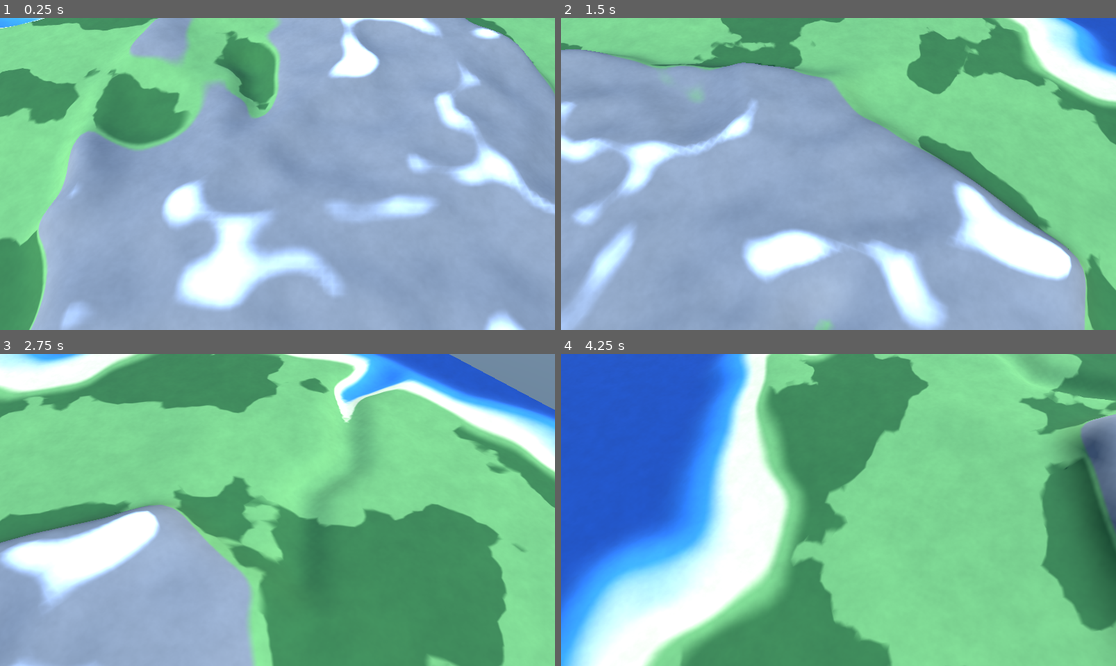
Above: before the commit, frames 1-4 (two rows, left to right).
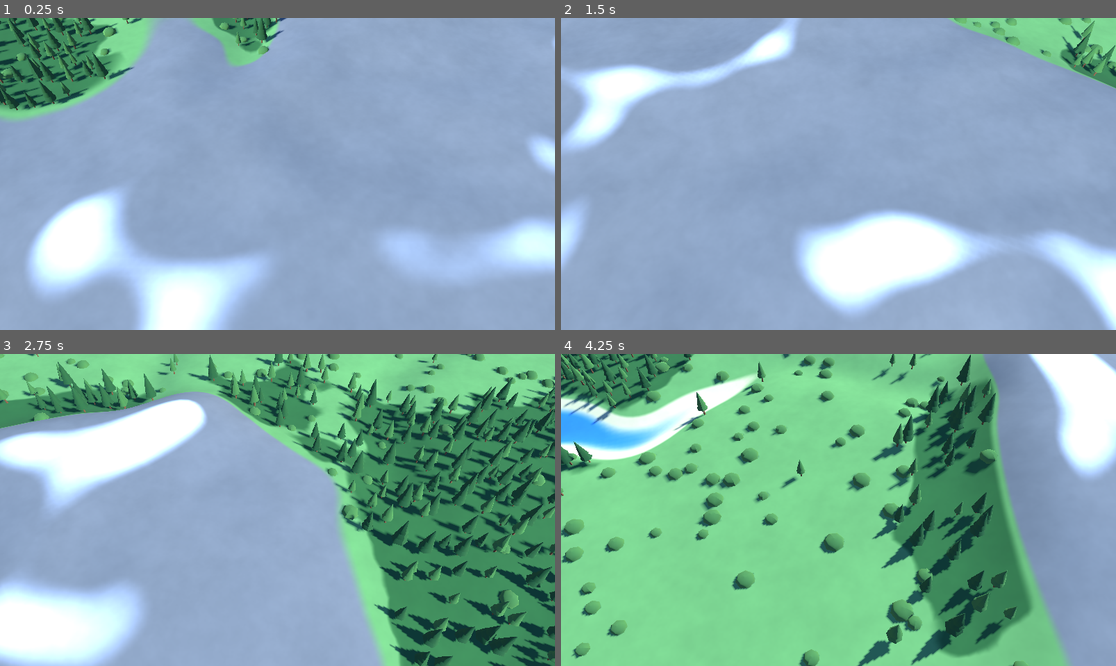
Above: after the commit, the same moments.

Repository: Juanlucg/AgeOfTowns3D
Game: Godot game, scene res://scenes/Main.tscn
Same seed, same stepped clock (60 frames per second), same inputs: the game is played once before the commit and once after it.
Inputs (mouse positions are in pixels of both pictures, inside the frame that each line leads up to):
- Up to frame 1 (0.25 s): no input
- Up to frame 2 (1.5 s): move the mouse to (960, 158) at 0.52 s; hold D 0.53-1.25 s; hold Q 0.53-1.25 s; click (960, 158) at 0.67 s; drag from (727, 189) to (810, 236) at 1.27 s
- Up to frame 3 (2.75 s): move the mouse to (333, 441) at 2.02 s; hold D from 2.03 s (still down); hold Q from 2.03 s (still down)
- Up to frame 4 (4.25 s): release D at 2.75 s; release Q at 2.75 s; drag from (810, 572) to (672, 463) at 2.77 s; move the mouse to (1005, 556) at 3.52 s; hold A from 3.53 s (still down); hold Q from 3.53 s (still down)

The runs differ from the first frame. In frame 1, 45% of the frame differs, in the area x 0-100%, y 0-100%; in frame 2, 56%; in frame 3, 79%; in frame 4, 86%.

Commit message:
Mapa 4x mas grande con vegetacion procedimental
- Terrain: WORLD_SIZE 200x200 con WORLD_SCALE para mantener el mismo balance
  de biomas (las bandas de relieve escalan con el mundo); 14 rios.
- TerrainMesh: la malla se adapta al nuevo tamano (250k vertices).
- Vegetation: arboles low-poly (pinos y frondosos) con MultiMesh en bosques,
  arbustos de matorral en llanuras, densidad ajustable y validacion de la
  posicion final para que nada crezca en agua, playa ni montaña.
- CameraController3D: limites del mapa a 200, zoom maximo 150 y mas velocidad
  de desplazamiento.

Diff:
--- a/scenes/Main.tscn
+++ b/scenes/Main.tscn
@@ -1,8 +1,9 @@
-[gd_scene load_steps=4 format=3]
+[gd_scene load_steps=5 format=3]
 
 [ext_resource type="Script" path="res://scripts/TerrainMesh.gd" id="1_mesh"]
 [ext_resource type="Script" path="res://scripts/CameraController3D.gd" id="2_cam"]
 [ext_resource type="Script" path="res://scripts/DayNightCycle.gd" id="3_day"]
+[ext_resource type="Script" path="res://scripts/Vegetation.gd" id="4_veg"]
 
 [node name="Main" type="Node3D"]
 
@@ -22,3 +23,6 @@
 
 [node name="DayNightCycle" type="Node3D" parent="."]
 script = ExtResource("3_day")
+
+[node name="Vegetation" type="Node3D" parent="."]
+script = ExtResource("4_veg")
--- a/scripts/CameraController3D.gd
+++ b/scripts/CameraController3D.gd
@@ -12,17 +12,17 @@
 #   Q / E            -> rotar la vista
 
 @export var map_corner_min: Vector2 = Vector2(0.0, 0.0)
-@export var map_corner_max: Vector2 = Vector2(100.0, 100.0)
+@export var map_corner_max: Vector2 = Vector2(200.0, 200.0)
 
 const YAW_DEFAULT := 0.0
 const PITCH_DEFAULT := 55.0
 const PITCH_MIN := 12.0
 const PITCH_MAX := 82.0
 const ZOOM_MIN := 6.0
-const ZOOM_MAX := 100.0
+const ZOOM_MAX := 150.0
 const ZOOM_START := 20.0
-const ZOOM_STEP := 3.0
-const MOVE_SPEED := 26.0
+const ZOOM_STEP := 4.0
+const MOVE_SPEED := 40.0
 const ROTATE_SPEED := 1.6
 const ORBIT_SENSITIVITY := 0.006
 const BORDER := 2.0
--- a/scripts/Terrain.gd
+++ b/scripts/Terrain.gd
@@ -14,7 +14,8 @@
 #
 # Al ser matematico, la resolucion es infinita: hacer zoom nunca da pixelado.
 
-const WORLD_SIZE := 100.0
+const WORLD_SIZE := 200.0
+const WORLD_SCALE := WORLD_SIZE / 100.0
 const WORK_RES := 512
 const SEED := 424242
 
@@ -35,14 +36,14 @@
 
 # Relieve
 const WATER_DEPTH := 1.5          # profundidad del mar
-const WATER_RAMP_U := 4.0         # u.m. desde la costa hasta la profundidad normal
+const WATER_RAMP_U := 4.0 * WORLD_SCALE  # u.m. desde la costa hasta la profundidad normal
 const RAMP_MAX := 2.2             # altura de la meseta interior (llanura alta)
-const RAMP_DIST := 22.0           # u.m. desde la costa hasta la meseta interior
+const RAMP_DIST := 22.0 * WORLD_SCALE    # u.m. desde la costa hasta la meseta interior
 
 # Colinas
 const HILL_FREQ := 6.0
 const HILL_AMP := 0.4
-const HILL_FADE_U := 3.0          # u.m. para que las colinas aparezcan desde la costa
+const HILL_FADE_U := 3.0 * WORLD_SCALE   # u.m. para que las colinas aparezcan desde la costa
 
 # Montañas (crestas), solo en el interior profundo
 const MOUNT_FREQ := 3.5
@@ -54,10 +55,10 @@
 const FOREST_THRESHOLD := 0.08
 
 # Rios
-const RIVER_COUNT := 10
+const RIVER_COUNT := 14
 const RIVER_START_MIN := 0.8
 const RIVER_START_MAX := 4.2
-const RIVER_HALF_WIDTH_U := 1.5   # media anchura del cauce, en u.m.
+const RIVER_HALF_WIDTH_U := 1.5 * WORLD_SCALE  # media anchura del cauce, en u.m.
 const RIVER_CARVE := 0.9          # profundidad del cauce
 const RIVER_MAX_STEPS := 600
 
--- /dev/null
+++ b/scripts/Vegetation.gd
@@ -0,0 +1,207 @@
+extends Node3D
+# Vegetacion: arboles 3D de bajo poligono instanciados con MultiMesh sobre los
+# biomas del terreno (bosque denso, llanura escasa) y arbustos de matorral en
+# las llanuras. La colocacion usa la semilla del terreno para que sea estable
+# entre ejecuciones.
+
+const STEP := 1.3
+const JITTER := 0.5
+const SCALE_MIN := 0.6
+const SCALE_MAX := 1.0
+const FOREST_PROB := 0.85
+const PLAINS_PROB := 0.03
+const FOREST_BUSH_PROB := 0.05
+const PLAINS_BUSH_PROB := 0.18
+const PINE_RATIO := 0.6
+
+const TRUNK_COLOR := Color(0.42, 0.28, 0.15)
+const PINE_COLOR := Color(0.16, 0.32, 0.14)
+const ROUND_COLOR := Color(0.26, 0.43, 0.19)
+const BUSH_COLOR := Color(0.30, 0.46, 0.20)
+
+
+func _ready() -> void:
+	var pine := _build_pine()
+	var round := _build_round()
+	var bush := _build_bush()
+	var pine_transforms: Array[Transform3D] = []
+	var round_transforms: Array[Transform3D] = []
+	var bush_transforms: Array[Transform3D] = []
+	var rng := RandomNumberGenerator.new()
+	rng.seed = Terrain.SEED + 10
+
+	var x := 0.0
+	while x < Terrain.WORLD_SIZE:
+		var y := 0.0
+		while y < Terrain.WORLD_SIZE:
+			var p := Vector2(x, y)
+			var cls := Terrain.terrain_type(p)
+			var tree_prob := 0.0
+			var bush_prob := 0.0
+			var round_only := false
+			match cls:
+				"bosque":
+					tree_prob = FOREST_PROB
+					bush_prob = FOREST_BUSH_PROB
+				"llanura":
+					tree_prob = PLAINS_PROB
+					bush_prob = PLAINS_BUSH_PROB
+					round_only = true
+				_:
+					tree_prob = 0.0
+			var pos := p + Vector2(rng.randf_range(-JITTER, JITTER), rng.randf_range(-JITTER, JITTER))
+			if _plantable_at(pos):
+				if bush_prob > 0.0 and rng.randf() < bush_prob:
+					bush_transforms.append(_make_transform(pos, rng, 0.7, 1.4))
+				elif tree_prob > 0.0 and rng.randf() < tree_prob:
+					var is_pine := (not round_only) and rng.randf() < PINE_RATIO
+					var t := _make_transform(pos, rng, SCALE_MIN, SCALE_MAX)
+					if is_pine:
+						pine_transforms.append(t)
+					else:
+						round_transforms.append(t)
+			y += STEP
+		x += STEP
+
+	_add_multimesh(pine, pine_transforms)
+	_add_multimesh(round, round_transforms)
+	_add_multimesh(bush, bush_transforms)
+
+
+# True si la posicion final es valida para plantar: bosque o llanura, con una
+# separacion minima de la costa para que troncos y arbustos no queden en el
+# agua, la arena ni la montaña (el jitter puede sacarlos de su celda original).
+func _plantable_at(pos: Vector2) -> bool:
+	var cls := Terrain.terrain_type(pos)
+	if cls != "bosque" and cls != "llanura":
+		return false
+	return Terrain.distance_to_water(pos) >= 0.6
+
+
+func _make_transform(pos: Vector2, rng: RandomNumberGenerator, s_min: float, s_max: float) -> Transform3D:
+	var h := Terrain.height_at(pos)
+	var s := rng.randf_range(s_min, s_max)
+	var yaw := rng.randf_range(0.0, TAU)
+	var basis := Basis(Vector3.UP, yaw).scaled(Vector3(s, s, s))
+	return Transform3D(basis, Vector3(pos.x, h, pos.y))
+
+
+func _add_multimesh(mesh: ArrayMesh, transforms: Array[Transform3D]) -> void:
+	if transforms.is_empty():
+		return
+	var mm := MultiMesh.new()
+	mm.transform_format = MultiMesh.TRANSFORM_3D
+	mm.mesh = mesh
+	mm.instance_count = transforms.size()
+	for i in transforms.size():
+		mm.set_instance_transform(i, transforms[i])
+	var mi := MultiMeshInstance3D.new()
+	mi.multimesh = mm
+	add_child(mi)
+
+
+func _material() -> StandardMaterial3D:
+	var mat := StandardMaterial3D.new()
+	mat.vertex_color_use_as_albedo = true
+	mat.roughness = 1.0
+	return mat
+
+
+func _build_pine() -> ArrayMesh:
+	var st := SurfaceTool.new()
+	st.begin(Mesh.PRIMITIVE_TRIANGLES)
+	_add_frustum(st, 0.0, 0.9, 0.06, 0.03, 5, TRUNK_COLOR)
+	_add_frustum(st, 0.5, 1.4, 0.44, 0.02, 6, PINE_COLOR)
+	_add_frustum(st, 0.9, 1.85, 0.36, 0.02, 6, PINE_COLOR)
+	_add_frustum(st, 1.25, 2.25, 0.26, 0.02, 6, PINE_COLOR)
+	st.generate_normals()
+	var mesh := st.commit()
+	mesh.surface_set_material(0, _material())
+	return mesh
+
+
+func _build_round() -> ArrayMesh:
+	var st := SurfaceTool.new()
+	st.begin(Mesh.PRIMITIVE_TRIANGLES)
+	_add_frustum(st, 0.0, 0.8, 0.07, 0.045, 5, TRUNK_COLOR)
+	_add_frustum(st, 0.55, 1.35, 0.36, 0.05, 7, ROUND_COLOR)
+	_add_frustum(st, 0.85, 1.85, 0.28, 0.02, 7, ROUND_COLOR)
+	st.generate_normals()
+	var mesh := st.commit()
+	mesh.surface_set_material(0, _material())
+	return mesh
+
+
+func _build_bush() -> ArrayMesh:
+	var st := SurfaceTool.new()
+	st.begin(Mesh.PRIMITIVE_TRIANGLES)
+	_add_dome(st, 0.4, 0.8, BUSH_COLOR, 4, 7)
+	st.generate_normals()
+	var mesh := st.commit()
+	mesh.surface_set_material(0, _material())
+	return mesh
+
+
+func _add_dome(st: SurfaceTool, radius: float, flat: float, col: Color, bands: int, segs: int) -> void:
+	for b in range(bands):
+		var a0 := (PI * 0.5) * (b / float(bands))
+		var a1 := (PI * 0.5) * ((b + 1) / float(bands))
+		for s in range(segs):
+			var b0 := TAU * s / segs
+			var b1 := TAU * (s + 1) / segs
+			var p00 := _dome_pt(a0, b0, radius, flat)
+			var p01 := _dome_pt(a0, b1, radius, flat)
+			var p10 := _dome_pt(a1, b0, radius, flat)
+			var p11 := _dome_pt(a1, b1, radius, flat)
+			st.set_color(col)
+			st.add_vertex(p00)
+			st.set_color(col)
+			st.add_vertex(p01)
+			st.set_color(col)
+			st.add_vertex(p10)
+			st.set_color(col)
+			st.add_vertex(p01)
+			st.set_color(col)
+			st.add_vertex(p11)
+			st.set_color(col)
+			st.add_vertex(p10)
+
+
+func _dome_pt(lat: float, lon: float, radius: float, flat: float) -> Vector3:
+	var cl := cos(lat)
+	return Vector3(cl * cos(lon) * radius, sin(lat) * radius * flat, cl * sin(lon) * radius)
+
+
+func _add_frustum(st: SurfaceTool, y0: float, y1: float, r0: float, r1: float, sides: int, col: Color) -> void:
+	for s in range(sides):
+		var a0 := TAU * s / sides
+		var a1 := TAU * (s + 1) / sides
+		var p00 := Vector3(cos(a0) * r0, y0, sin(a0) * r0)
+		var p01 := Vector3(cos(a1) * r0, y0, sin(a1) * r0)
+		var p10 := Vector3(cos(a0) * r1, y1, sin(a0) * r1)
+		var p11 := Vector3(cos(a1) * r1, y1, sin(a1) * r1)
+		st.set_color(col)
+		st.add_vertex(p00)
+		st.set_color(col)
+		st.add_vertex(p01)
+		st.set_color(col)
+		st.add_vertex(p10)
+		st.set_color(col)
+		st.add_vertex(p01)
+		st.set_color(col)
+		st.add_vertex(p11)
+		st.set_color(col)
+		st.add_vertex(p10)
+	if r1 > 0.001:
+		var top := Vector3(0.0, y1, 0.0)
+		for s in range(sides):
+			var a0 := TAU * s / sides
+			var a1 := TAU * (s + 1) / sides
+			var q0 := Vector3(cos(a0) * r1, y1, sin(a0) * r1)
+			var q1 := Vector3(cos(a1) * r1, y1, sin(a1) * r1)
+			st.set_color(col)
+			st.add_vertex(top)
+			st.set_color(col)
+			st.add_vertex(q0)
+			st.set_color(col)
+			st.add_vertex(q1)
Not shown, added: scripts/Vegetation.gd.uid
